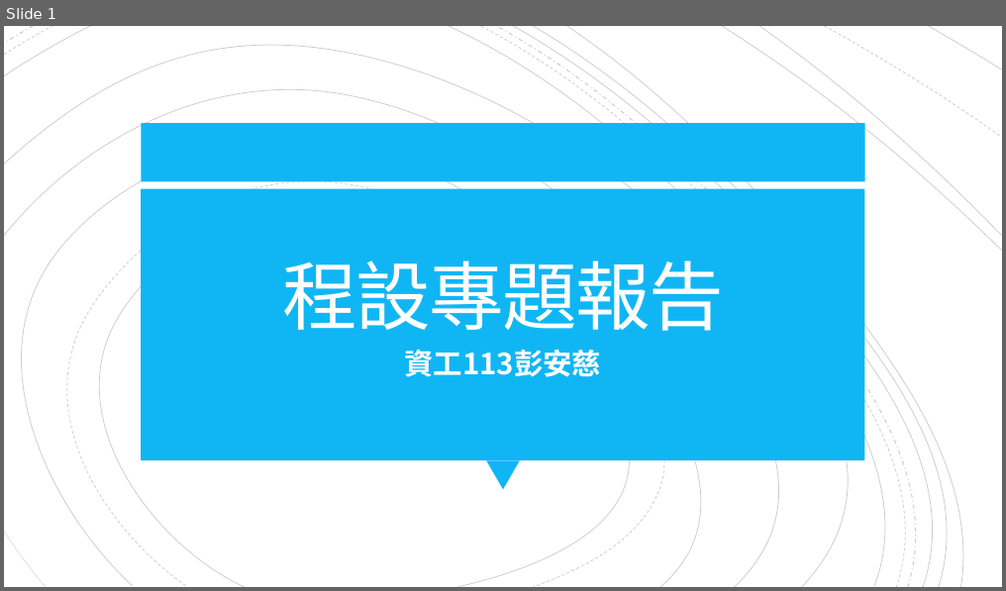
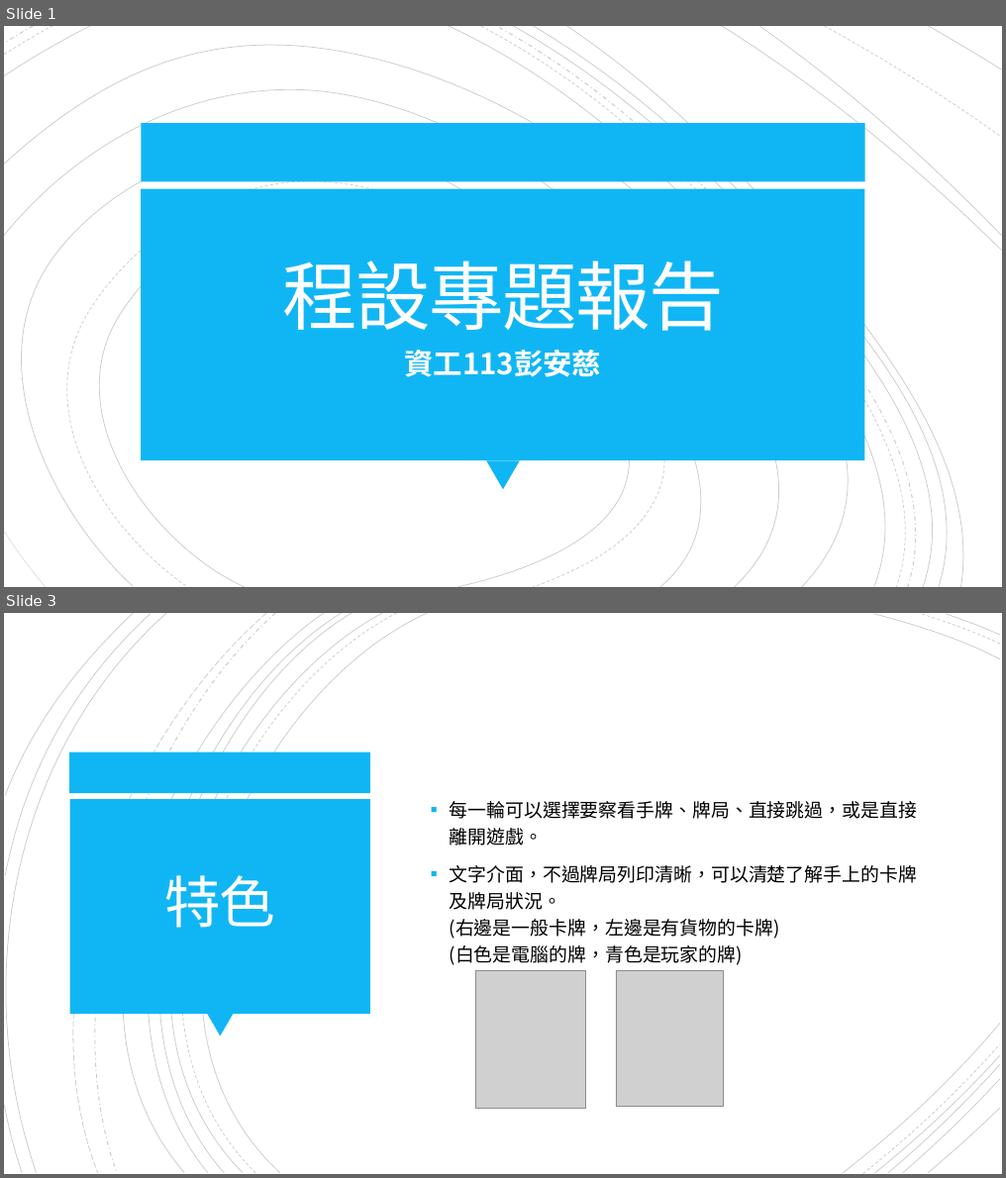
Before and after one commit to anci123/San-Juan, a slide deck: 專題報告.pptx. Shown one above the other, each under a label of ours: slide 1 before the commit, slides 1 and 3 after it; the slides between them are not shown. The pictures are 1006x591 and 1006x1178 pixels, drawn with LibreOffice and Linux fonts; fonts in the diff are those of the drawing; grey boxes stand for pictures. Boxes give left, top, right and bottom in pixels: in the first picture for what was removed or moved away, otherwise in the second. Text is boxed around its words. In the diff, an @@ line names an element or a change of style, - is before the commit and + after.

```diff
--- a/專題報告.pptx
+++ b/專題報告.pptx
@@ slide 3 added at box(4, 613, 1002, 1174), background #FFFFFF @@
@@ group added at box(4, 613, 1000, 1174): 21 freeform shapes @@
@@ rectangle added at box(70, 753, 371, 793), fill #10B6F4 @@
@@ rectangle added at box(70, 799, 370, 1014), fill #10B6F4 @@
@@ text added at box(450, 801, 917, 965), 18 pt, text #000000 @@
+▪ 每一輪可以選擇要察看手牌、牌局、直接跳過，或是直接離開遊戲。
+▪ 文字介面，不過牌局列印清晰，可以清楚了解手上的卡牌及牌局狀況。
+  (右邊是一般卡牌，左邊是有貨物的卡牌)
+  (白色是電腦的牌，青色是玩家的牌)
@@ title added at box(164, 875, 275, 928), 54 pt, text #FFFEFF @@
+特色
@@ picture added at box(475, 970, 586, 1109) @@
@@ picture added at box(616, 970, 724, 1106) @@
@@ triangle added at box(207, 1014, 233, 1037), fill #10B6F4 @@
```
Also in this commit, not shown: 1 other slide added, 1 slide removed, 15 other files.
